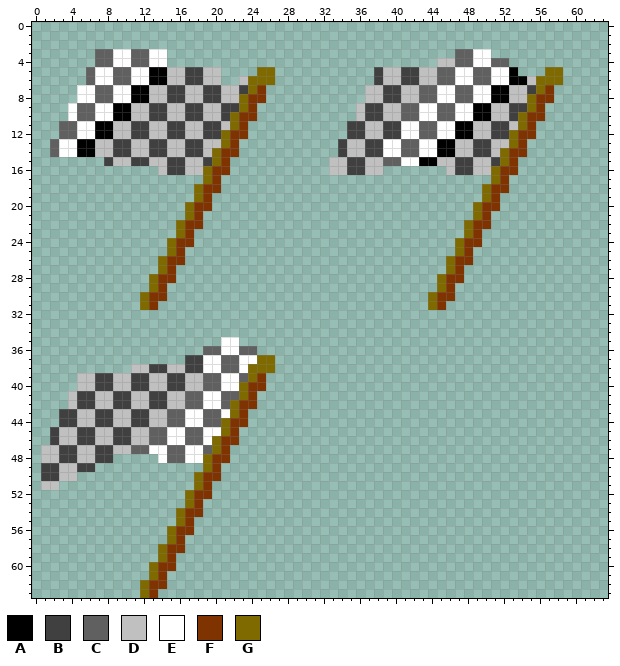
File history of a pixel-art sprite, Assets/Sprites/FinishFlag.png. Above: the version before the commit.
The file is 64x64 pixels. Colours within 5 levels of each other are drawn and written as one.
Palette (. is transparent): A #000000  B #404040  C #606060  D #c0c0c0  E #ffffff  F #7f3300  G #7f6a00
Pixels before, first column x 1:
 3 ......CCEECCEE................................CCEE........
 4 ......CCEECCEE..............................DDCCEECC......
 5 .....CEECCEEAADDBBDD....GG...........BDDBBDDCCEECCEEA...GG
 6 .....CEECCEEAADDBBDD..DGGG...........BDDBBDDCCEECCEEAADGGG
 7 ....EECCEEAADDBBDDBBDDBGF...........DDBBDDCCEECCEEAADDBGF.
 8 ....EECCEEAADDBBDDBBDDGFF...........DDBBDDCCEECCEEAADDGFF.
 9 ...ECCEEAADDBBDDBBDDBBGF...........DBBDDCCEECCEEAADDBBGF..
10 ...ECCEEAADDBBDDBBDDBGFF...........DBBDDCCEECCEEAADDBGFF..
11 ..CCEEAADDBBDDBBDDBBDGF...........BBDDBBEECCEEAADDBBDGF...
12 ..CCEEAADDBBDDBBDDBBGFF...........BBDDBBEECCEEAADDBBGFF...
13 .CEEAADDBBDDBBDDBBDDGF...........BDDBBEECCEEAADDBBDDGF....
14 .CEEAADDBBDDBBDDBBDGFF...........BDDBBEECCEEAADDBBDGFF....
15 .......BDDBBDDBBDDBGF...........DDBBDDCCEEAADDBBDDBGF.....
16 .............DBBDDGFF...........DDBBDD.......DBBDDGFF.....
17 ..................GF..............................GF......
18 .................GFF.............................GFF......
19 .................GF..............................GF.......
20 ................GFF.............................GFF.......
21 ................GF..............................GF........
22 ...............GFF.............................GFF........
23 ...............GF..............................GF.........
24 ..............GFF.............................GFF.........
25 ..............GF..............................GF..........
26 .............GFF.............................GFF..........
27 .............GF..............................GF...........
28 ............GFF.............................GFF...........
29 ............GF..............................GF............
30 ...........GFF.............................GFF............
31 ...........GF..............................GF.............
32 ..........................................................
33 ..........................................................
34 ..........................................................
35 ....................EE....................................
36 ..................CCEECC..................................
37 ................BBEECCEEGG................................
38 ..........DDBBDDBBEECCEGGG................................
39 ....DDBBDDBBDDBBDDCCEECGF.................................
40 ....DDBBDDBBDDBBDDCCEEGFF.................................
41 ...DBBDDBBDDBBDDCCEECCGF..................................
42 ...DBBDDBBDDBBDDCCEECGFF..................................
43 ..BBDDBBDDBBDDCCEECCEGF...................................
44 ..BBDDBBDDBBDDCCEECCGFF...................................
45 .BDDBBDDBBDDCCEECCEEGF....................................
46 .BDDBBDDBBDDCCEECCEGFF....................................
47 DDBBDDBBDDCCEECCEECGF.....................................
48 DDBBDDBB.....ECCEEGFF.....................................
49 BBDDBB............GF......................................
50 BBDD.............GFF......................................
51 DD...............GF.......................................
52 ................GFF.......................................
53 ................GF........................................
54 ...............GFF........................................
55 ...............GF.........................................
56 ..............GFF.........................................
57 ..............GF..........................................
58 .............GFF..........................................
59 .............GF...........................................
60 ............GFF...........................................
61 ............GF............................................
62 ...........GFF............................................
63 ...........GF.............................................
After the commit:
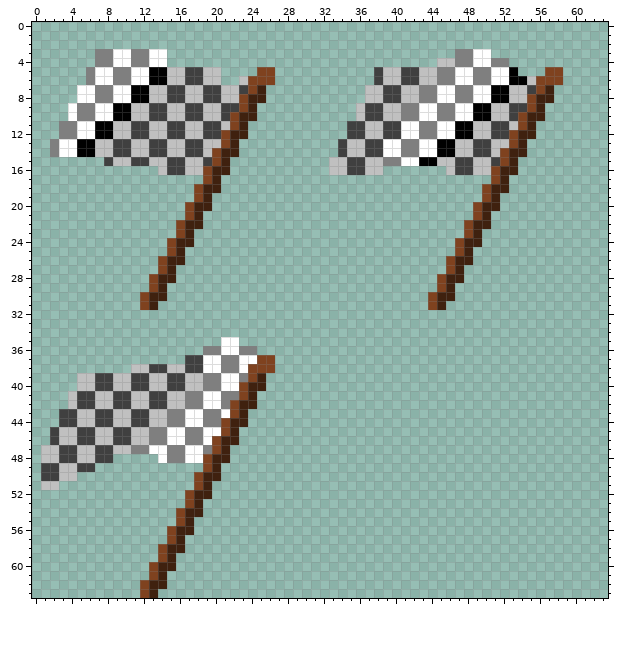
Changes in this commit:
colour C: #606060 -> #7f7f7f
colour F: #7f3300 -> #3f210f
colour G: #7f6a00 -> #7f421f
Where, in picture pixels (left, top, right, bottom), the same in both pictures:
changed: (50, 49, 275, 310)
changed: (383, 49, 563, 310)
changed: (131, 346, 275, 598)
